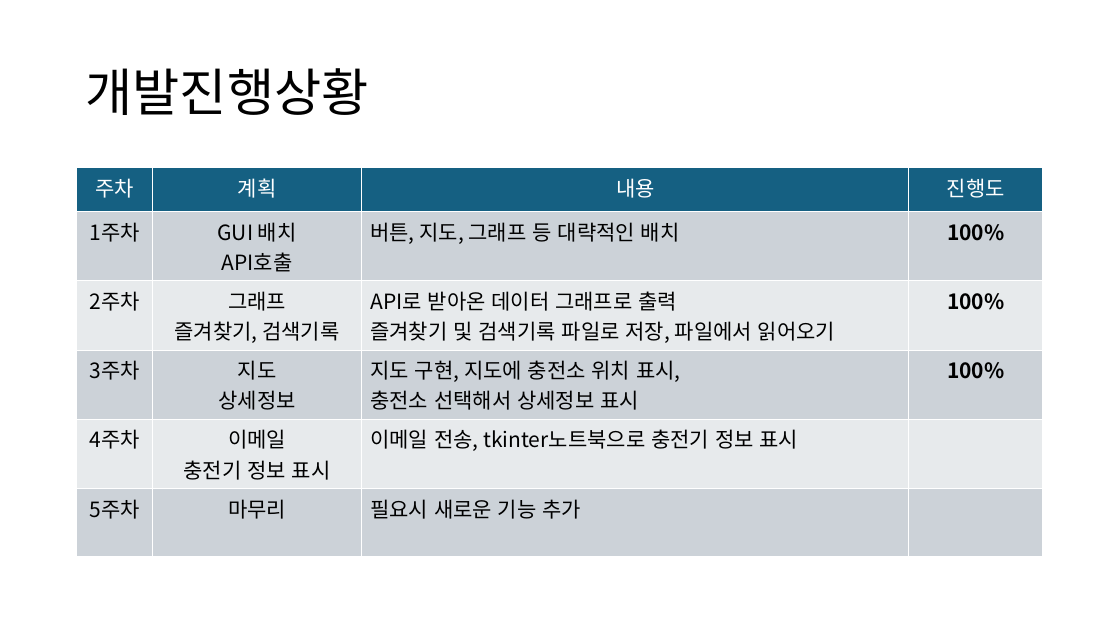
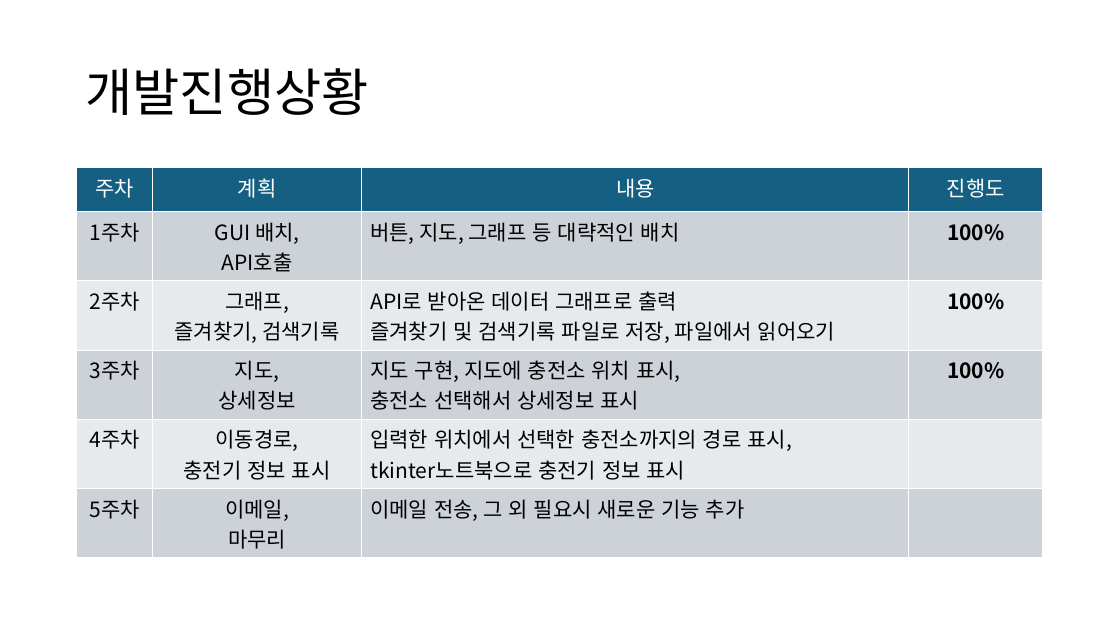
Before and after one commit to Jirung-E/Script_termproject, a slide deck: slide 2 of docs/스크립트언어_텀프로젝트_중간발표.pptx. Drawn at 1120x630 pixels with LibreOffice and Linux fonts; fonts in the diff are those of the drawing. Boxes give left, top, right and bottom in pixels: in the first picture for what was removed or moved away, otherwise in the second. Text is boxed around its words. In the diff, an @@ line names an element or a change of style, - is before the commit and + after.

```diff
--- a/docs/스크립트언어_텀프로젝트_중간발표.pptx
+++ b/docs/스크립트언어_텀프로젝트_중간발표.pptx
@@ table at (x1=77, y1=168, x2=1044, y2=553) @@
-row 2, column 2: GUI 배치 / API호출
+row 2, column 2: GUI 배치, / API호출
-row 3, column 2: 그래프 / 즐겨찾기, 검색기록
+row 3, column 2: 그래프, / 즐겨찾기, 검색기록
-row 4, column 2: 지도 / 상세정보
+row 4, column 2: 지도, / 상세정보
-row 5, column 2: 이메일 / 충전기 정보 표시
+row 5, column 2: 이동경로, / 충전기 정보 표시
-row 5, column 3: 이메일 전송, tkinter노트북으로 충전기 정보 표시
+row 5, column 3: 입력한 위치에서 선택한 충전소까지의 경로 표시, / tkinter노트북으로 충전기 정보 표시
-row 6, column 2: 마무리
+row 6, column 2: 이메일, / 마무리
-row 6, column 3: 필요시 새로운 기능 추가
+row 6, column 3: 이메일 전송, 그 외 필요시 새로운 기능 추가
```
Also in this commit, not shown: 5 other files.
